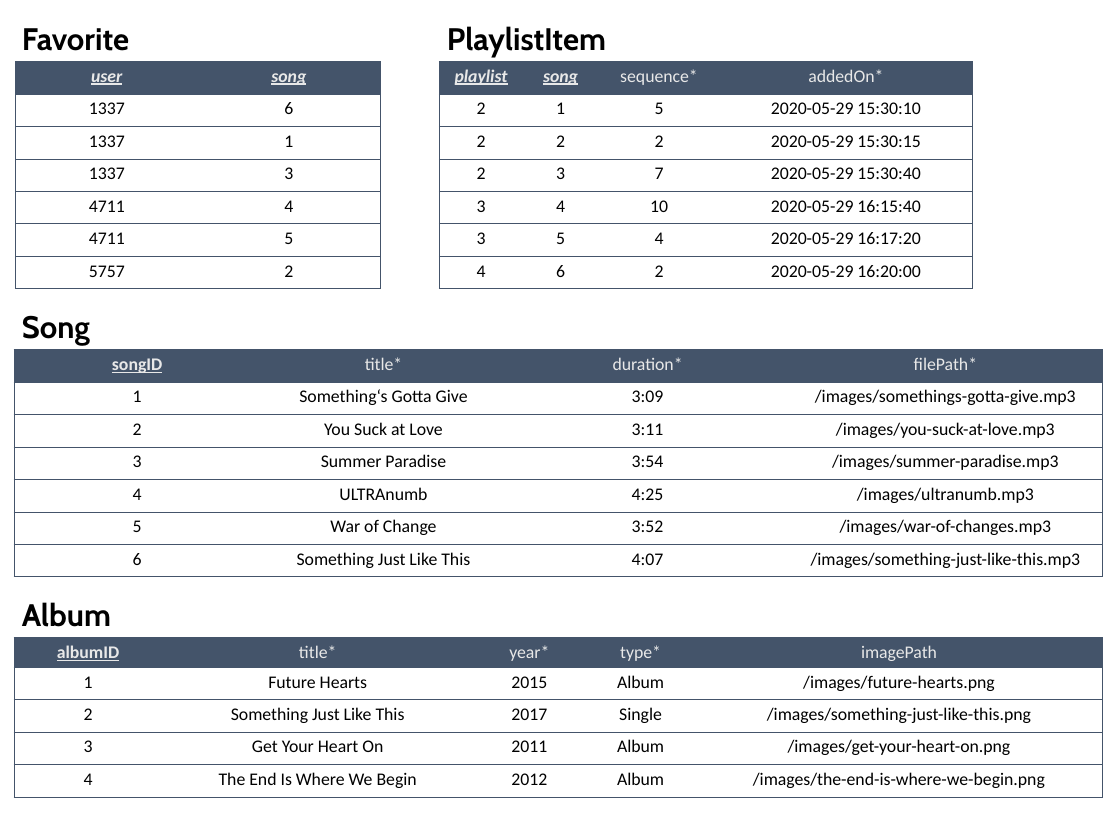
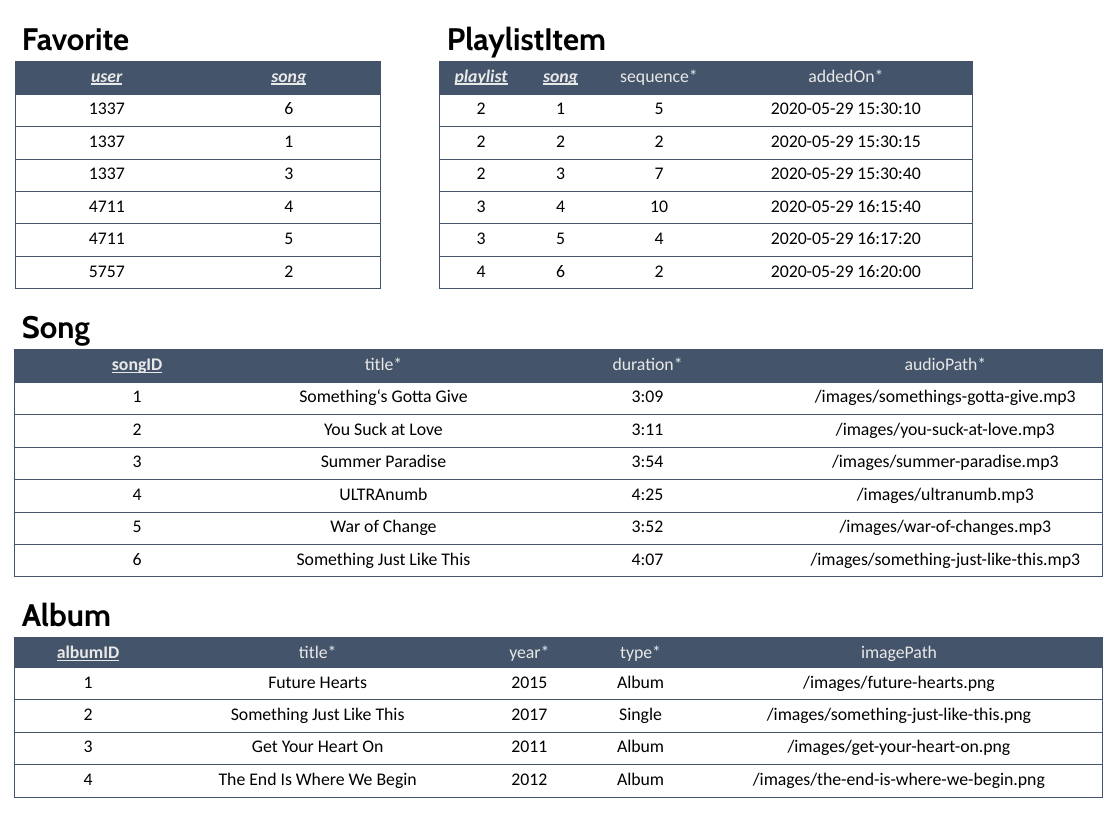
Before and after one commit to DonColon/vinyl-api-spec, a slide deck: slide 3 of docs/Vinyl - Datenmodell.pptx. Drawn at 1120x840 pixels with LibreOffice and Linux fonts; fonts in the diff are those of the drawing. Boxes give left, top, right and bottom in pixels: in the first picture for what was removed or moved away, otherwise in the second. Text is boxed around its words. In the diff, an @@ line names an element or a change of style, - is before the commit and + after.

```diff
--- a/docs/Vinyl - Datenmodell.pptx
+++ b/docs/Vinyl - Datenmodell.pptx
@@ table at (14,350,1102,577) @@
-row 1, column 4: filePath*
+row 1, column 4: audioPath*
```
Also in this commit, not shown: 4 other files.
